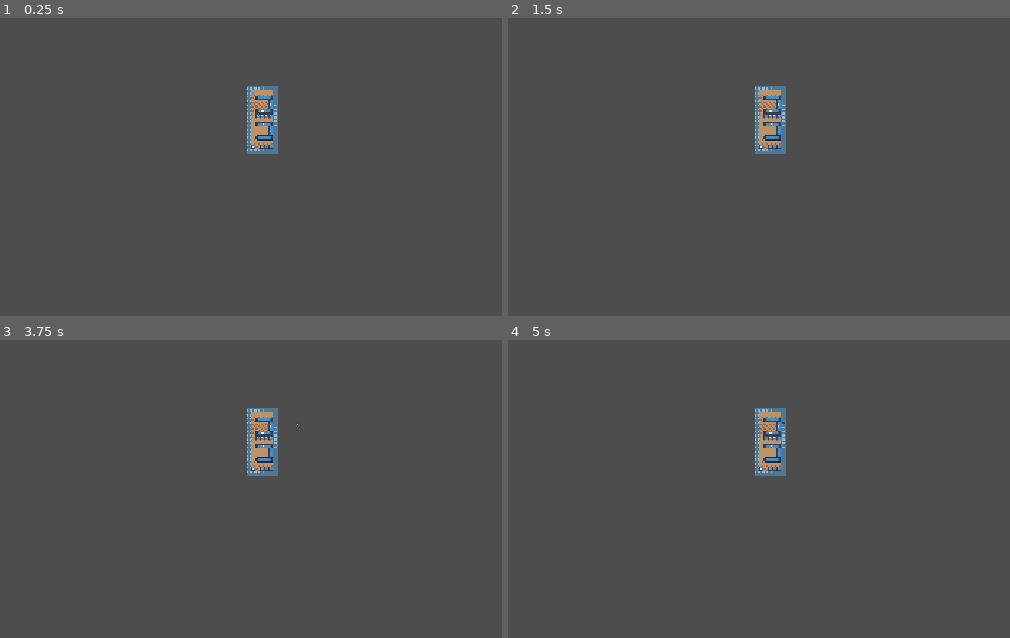
Above: before the commit, frames 1-4 (two rows, left to right).
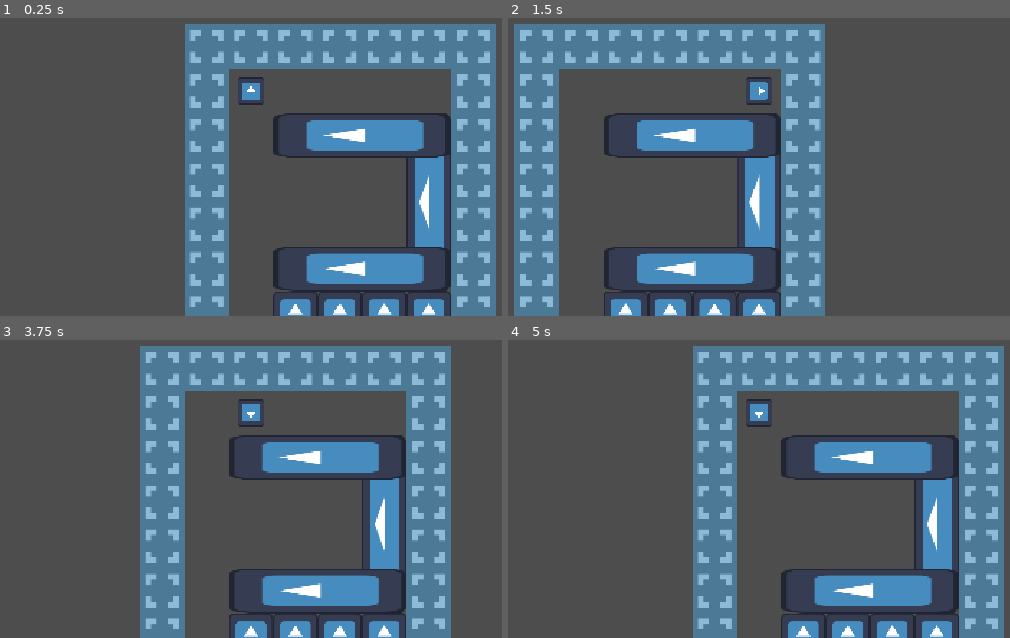
Above: after the commit, the same moments.

Repository: EfficiencySimplicity/godot-level-playground
Game: Godot game, scene res://Scenes/testing_ground.tscn
Same seed, same stepped clock (60 frames per second), same inputs: the game is played once before the commit and once after it. The engine's default icon, where the game draws it, is replaced by a stand-in: a white triangle on a blue panel in a dark square.
Inputs:
- Up to frame 1 (0.25 s): no input
- Up to frame 2 (1.5 s): tap Enter at 0.5 s; hold Right (Right) 0.53-1.28 s; hold Up (Movement) 0.53-1.28 s; tap Space at 1.25 s; hold Down (Down) from 1.28 s (still down); tap Up (Movement) at 1.35 s
- Up to frame 3 (3.75 s): tap Enter at 2, 3.5 s; release Down (Down) at 2.03 s; hold Up (Movement) 2.03-2.78 s; hold Right (Right) 2.03-3.53 s; tap Space at 2.75 s; tap Up (Movement) at 2.85 s; hold Left (Left) from 3.53 s (still down); hold Up (Movement) from 3.53 s (still down)
- Up to frame 4 (5 s): keep holding Left (Left); tap Space at 4.25 s; release Up (Movement) at 4.28 s; tap Up (Movement) at 4.35 s

The runs differ from the first frame. In frame 1, 35% of the frame differs, in the area x 36-99%, y 2-100%; in frame 2, 35%; in frame 3, 35%; in frame 4, 35%.

Commit message:
added player movement

Diff:
--- a/Scenes/item_placer.tscn
+++ b/Scenes/item_placer.tscn
@@ -17,12 +17,16 @@
 debug_color = Color(0, 0.6, 0.69803923, 0)
 
 [node name="MustBeSolids" type="Area2D" parent="Placement" unique_id=538475917]
+collision_layer = 0
+collision_mask = 0
 
 [node name="CollisionShape2D" type="CollisionShape2D" parent="Placement/MustBeSolids" unique_id=2018220721]
 position = Vector2(32, -32)
 debug_color = Color(0, 0.6, 0.69803923, 0)
 
 [node name="MustBeEmpty" type="Area2D" parent="Placement" unique_id=1959477447]
+collision_layer = 0
+collision_mask = 0
 
 [node name="CollisionShape2D" type="CollisionShape2D" parent="Placement/MustBeEmpty" unique_id=1239424687]
 position = Vector2(-32, 32)
--- a/Scenes/room_generator.tscn
+++ b/Scenes/room_generator.tscn
@@ -12,5 +12,7 @@
 metadata/_custom_type_script = "uid://c11lg1h47ilqr"
 
 [node name="RoomGenerator" type="Area2D" unique_id=1217838495]
+collision_layer = 0
+collision_mask = 0
 script = ExtResource("1_a61x6")
 elements = SubResource("Resource_l85en")
--- a/Scenes/testing_ground.tscn
+++ b/Scenes/testing_ground.tscn
@@ -13,10 +13,13 @@
 texture = ExtResource("1_wyk58")
 texture_region_size = Vector2i(64, 64)
 0:0/0 = 0
+0:0/0/physics_layer_0/polygon_0/points = PackedVector2Array(-32, -32, 32, -32, 32, 32, -32, 32)
 1:0/0 = 0
+1:0/0/physics_layer_0/polygon_0/points = PackedVector2Array(32, -32, 32, 32, -32, 32, -32, -32)
 
 [sub_resource type="TileSet" id="TileSet_krb5w"]
 tile_size = Vector2i(64, 64)
+physics_layer_0/collision_layer = 1
 sources/0 = SubResource("TileSetAtlasSource_k0nfe")
 
 [sub_resource type="Resource" id="Resource_tam23"]
@@ -27,13 +30,11 @@
 [node name="TestingGround" type="Node2D" unique_id=1366896337]
 
 [node name="Floor" type="TileMapLayer" parent="." unique_id=1820883551]
+enabled = false
 tile_set = SubResource("TileSet_krb5w")
 
 [node name="Walls" type="TileMapLayer" parent="." unique_id=1785126093]
 tile_set = SubResource("TileSet_krb5w")
-
-[node name="Camera2D" type="Camera2D" parent="." unique_id=1648027803]
-zoom = Vector2(0.1, 0.1)
 
 [node name="RoomShapeGenerator" parent="." unique_id=1217838495 instance=ExtResource("1_tam23")]
 elements = SubResource("Resource_tam23")
@@ -42,8 +43,11 @@
 position = Vector2(32, 32)
 script = ExtResource("7_78y3u")
 
+[node name="Camera2D" type="Camera2D" parent="PlayerMover" unique_id=1648027803]
+
 [node name="RayCast2D" type="RayCast2D" parent="PlayerMover" unique_id=1053284335]
 target_position = Vector2(64, 0)
+collide_with_areas = true
 
 [node name="Sprite2D" type="Sprite2D" parent="PlayerMover" unique_id=1062190360]
 scale = Vector2(0.3, 0.3)
